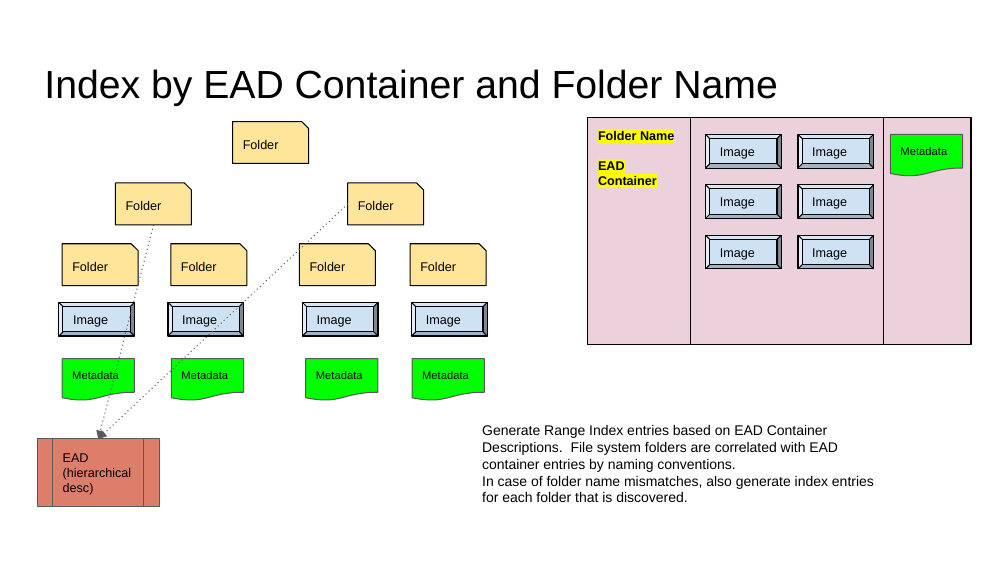
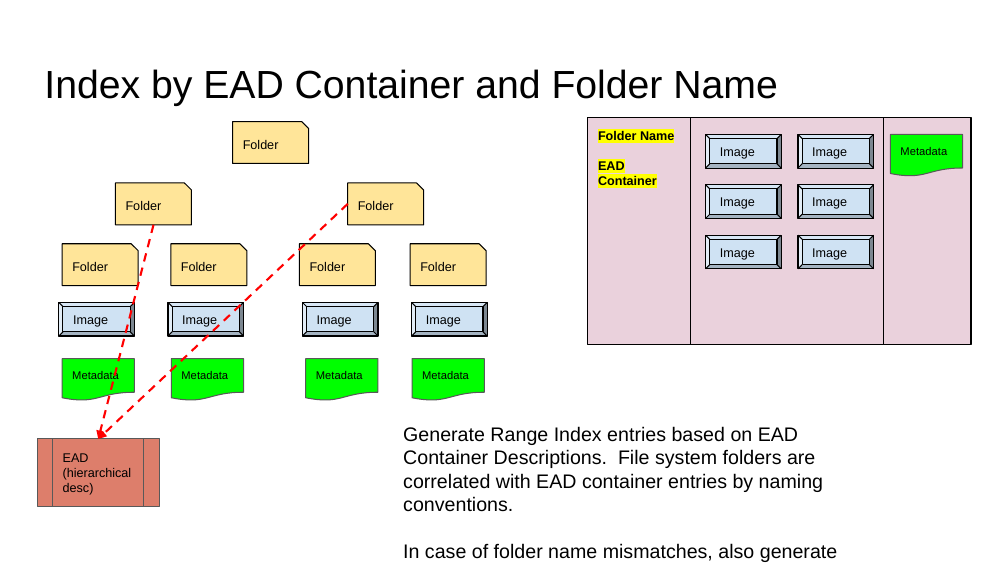
Before and after one commit to Georgetown-University-Libraries/File-Analyzer-Test-Data, a slide deck: slide 6 of iiif/tutorial-screenshots/IIIFScenarios.pptx. Drawn at 1008x567 pixels with LibreOffice and Linux fonts; fonts in the diff are those of the drawing. Boxes give left, top, right and bottom in pixels: in the first picture for what was removed or moved away, otherwise in the second. Text is boxed around its words. In the diff, an @@ line names an element or a change of style, - is before the commit and + after.

Commit message:
update slides

```diff
--- a/iiif/tutorial-screenshots/IIIFScenarios.pptx
+++ b/iiif/tutorial-screenshots/IIIFScenarios.pptx
@@ arrow (348, 204) - (99, 438): stroke #595959 0.75 pt dashed to #FF0000 1.5 pt dashed @@
@@ arrow (153, 225) - (99, 438): stroke #595959 0.75 pt dashed to #FF0000 1.5 pt dashed @@
@@ text at box(403, 426, 837, 562): text changed; size 10 to 14 pt @@
-Generate Range Index entries based on EAD Container Descriptions. File system folders are correlated with EAD container entries by naming conventions.
-In case of folder name mismatches, also generate index entries for each folder that is discovered.
+Generate Range Index entries based on EAD Container Descriptions. File system folders are correlated with EAD container entries by naming conventions.
+In case of folder name mismatches, also generate index entries for each folder that is discovered.
```
Also in this commit, not shown: 8 other slides changed, 10 other files.
